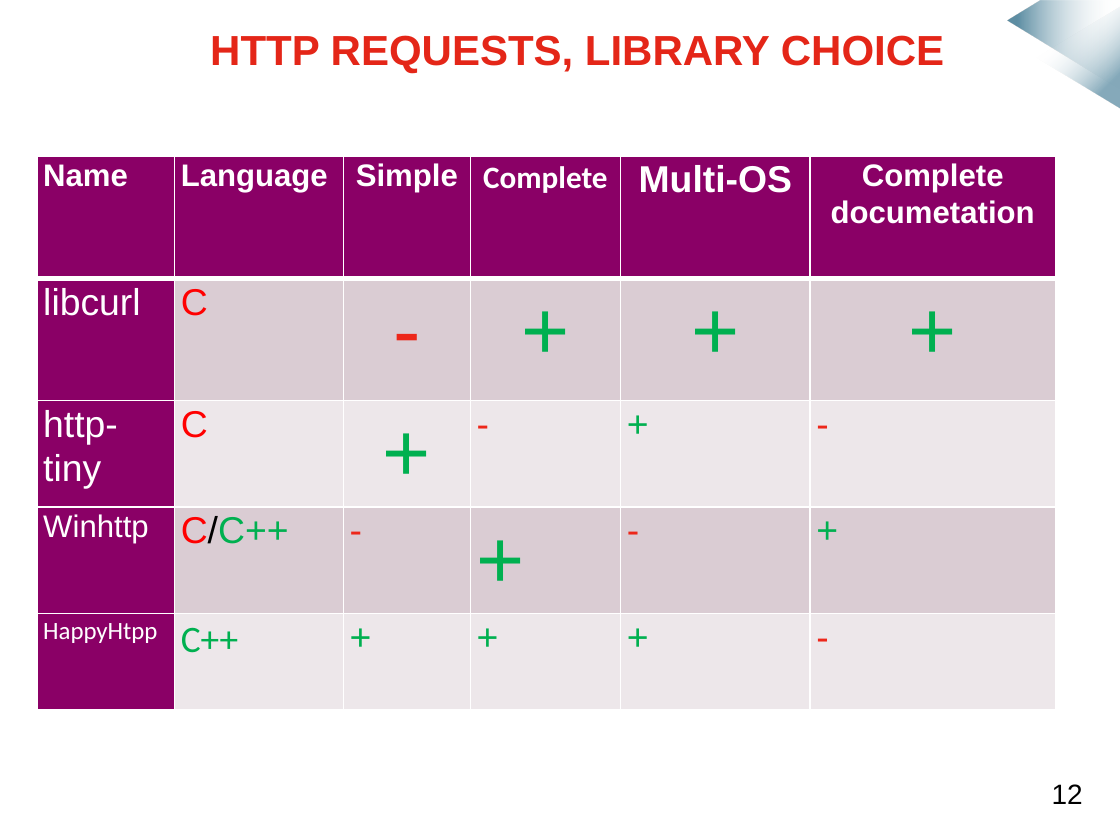
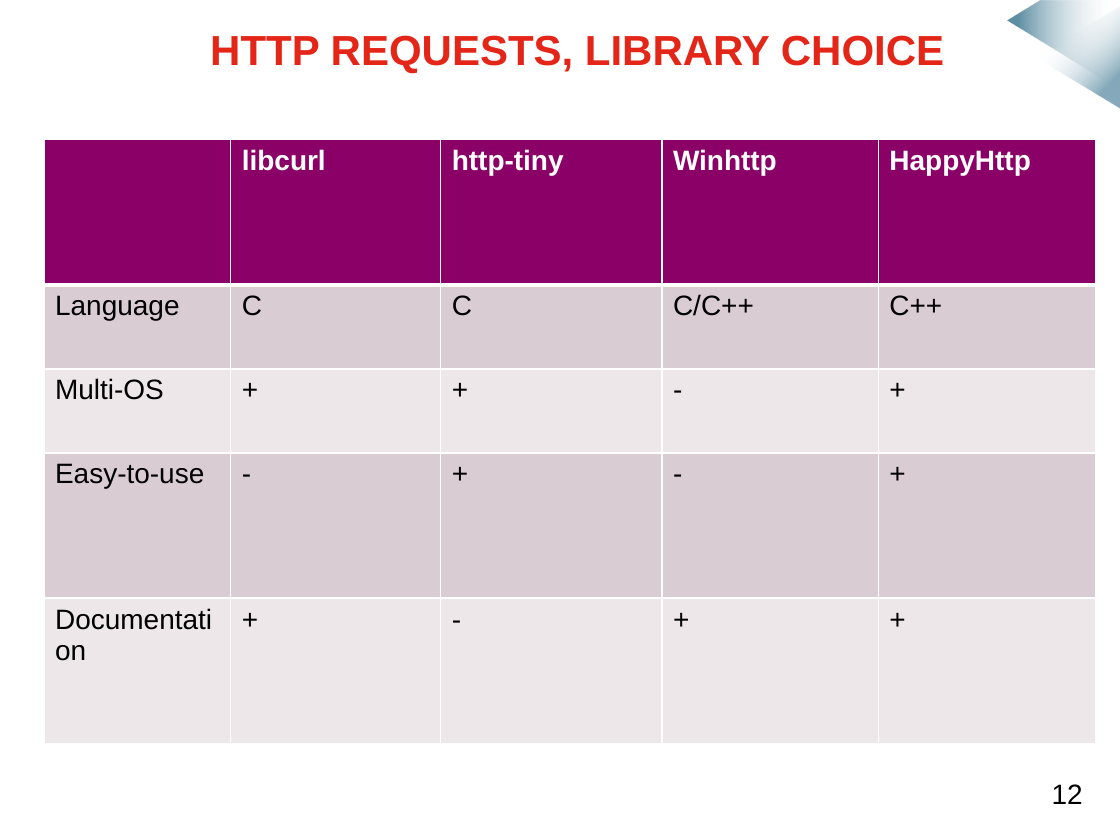
Before and after one commit to mmeven/EP_Domotique_Tablette, a slide deck: slide 9 of Rendu/Diapo_prototype_janvier.pptx (slide 12 before the commit). Drawn at 1120x840 pixels with LibreOffice and Linux fonts; fonts in the diff are those of the drawing; background and template pictures are left out. Boxes give left, top, right and bottom in pixels: in the first picture for what was removed or moved away, otherwise in the second. Text is boxed around its words. In the diff, an @@ line names an element or a change of style, - is before the commit and + after.

```diff
--- a/Rendu/Diapo_prototype_janvier.pptx
+++ b/Rendu/Diapo_prototype_janvier.pptx
@@ table added at box(44, 140, 1096, 744), 5 rows, 5 columns @@
+ | libcurl | http-tiny | Winhttp | HappyHttp
+Language | C | C | C/C++ | C++
+Multi-OS | + | + | - | +
+Easy-to-use | - | + | - | +
+Documentation | + | - | + | +
@@ table removed at box(37, 156, 1055, 709), 5 rows, 6 columns @@
-Name | Language | Simple | Complete | Multi-OS | Complete documetation
-libcurl | C | - | + | + | +
-http-tiny | C | + | - | + | -
-Winhttp | C/C++ | - | + | - | +
-HappyHtpp | C++ | + | + | + | -
```
Also in this commit, not shown: 8 other slides changed, 1 slide added, 4 slides removed.
